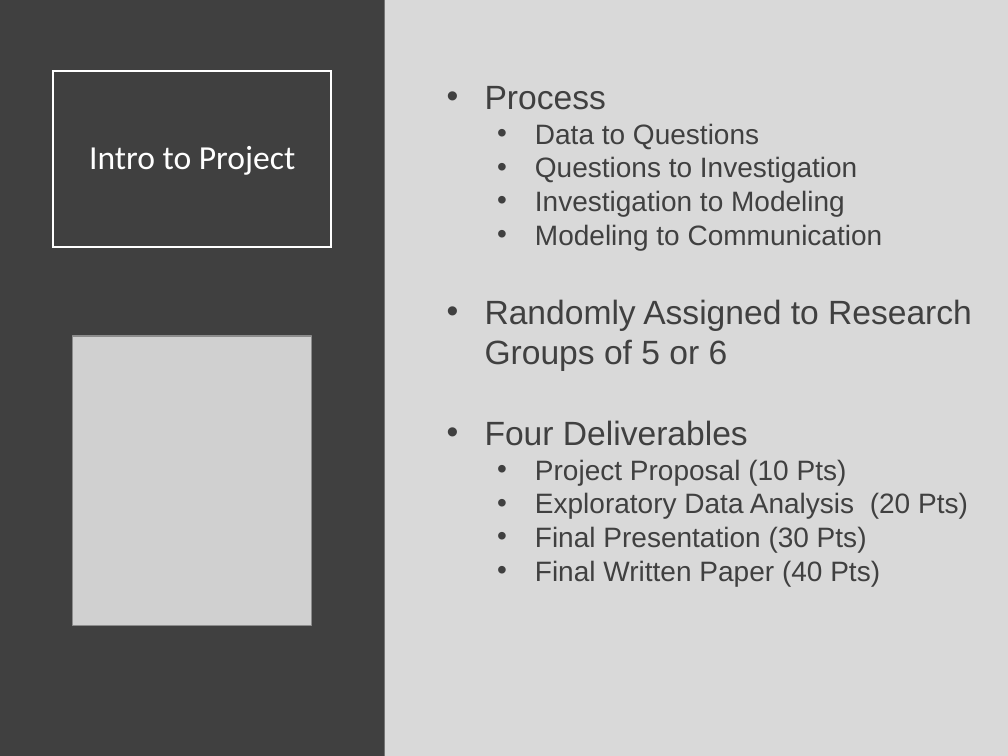
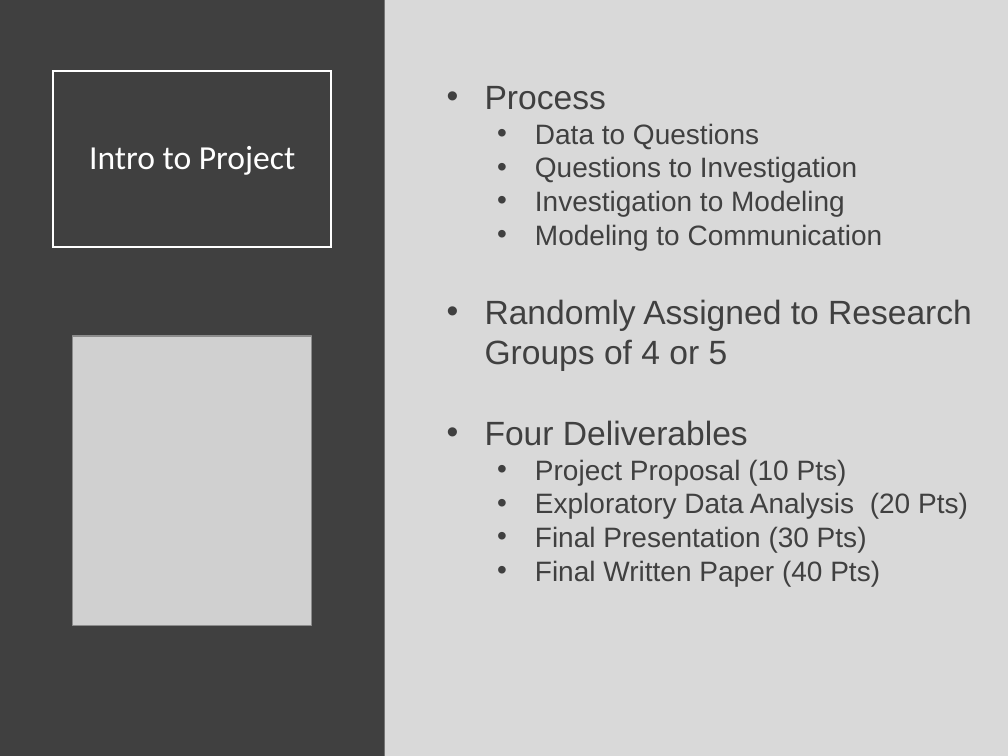
Before and after one commit to SuperMarioGiacomazzo/STOR320_WEBSITE, a slide deck: slide 2 of Lecture/Final Project 1/Final_Project_1_Lecture.pptx. Drawn at 1008x756 pixels with LibreOffice and Linux fonts; fonts in the diff are those of the drawing; grey boxes stand for pictures. Boxes give left, top, right and bottom in pixels: in the first picture for what was removed or moved away, otherwise in the second. Text is boxed around its words. In the diff, an @@ line names an element or a change of style, - is before the commit and + after.

```diff
--- a/Lecture/Final Project 1/Final_Project_1_Lecture.pptx
+++ b/Lecture/Final Project 1/Final_Project_1_Lecture.pptx
@@ text at (x1=485, y1=299, x2=972, y2=371): text changed @@
-• Randomly Assigned to Research Groups of 5 or 6
+• Randomly Assigned to Research Groups of 4 or 5
```
Also in this commit, not shown: 3 other slides changed, 8 other files.
